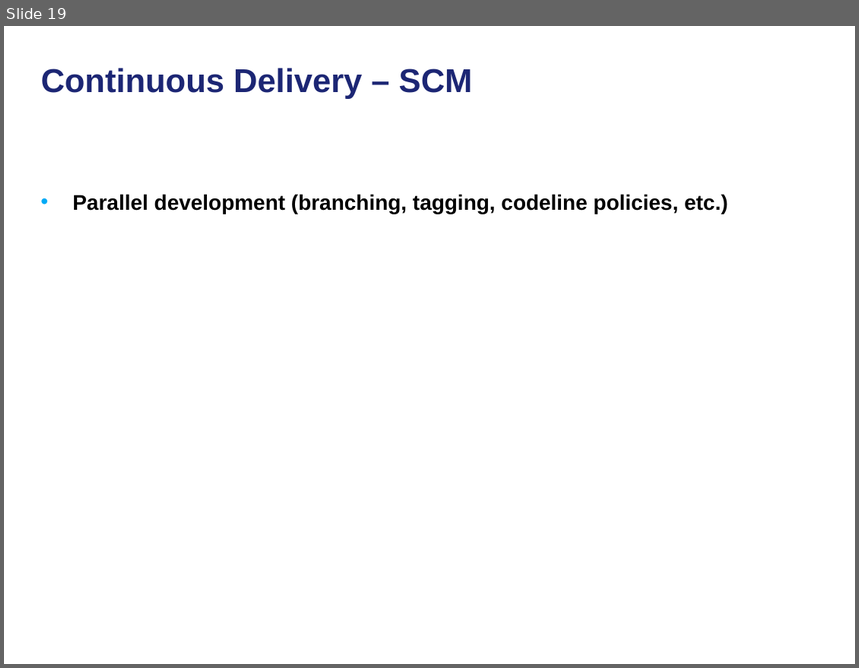
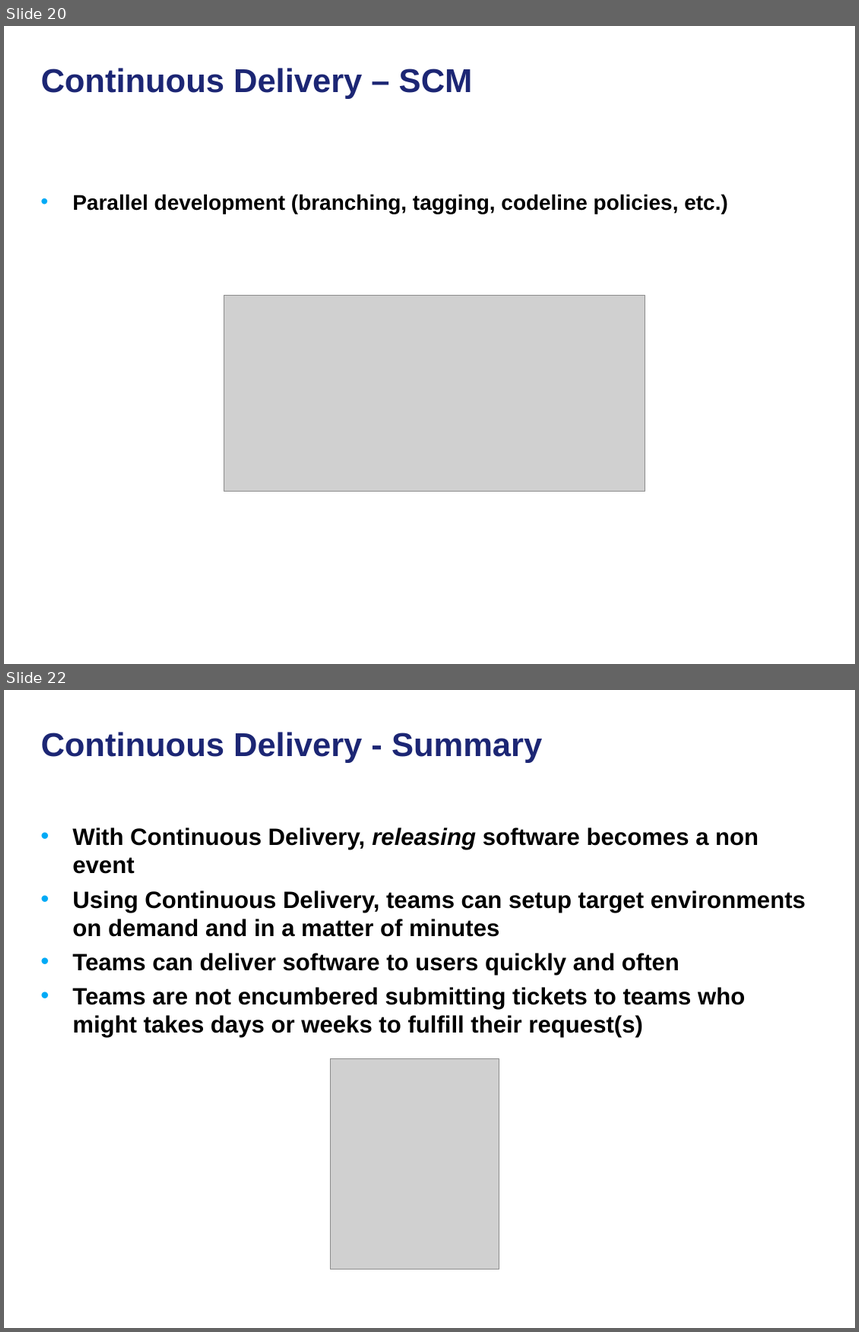
Before and after one commit to NCIP/automation, a slide deck: docs/continuous-delivery-caehr.ppt. Shown one above the other, each under a label of ours: slide 19 before the commit, slides 20 and 22 after it; the slides between them are not shown. The pictures are 859x668 and 859x1332 pixels, drawn with LibreOffice and Linux fonts; fonts in the diff are those of the drawing; grey boxes stand for pictures; background and template pictures are left out. Boxes give left, top, right and bottom in pixels: in the first picture for what was removed or moved away, otherwise in the second. Text is boxed around its words. In the diff, an @@ line names an element or a change of style, - is before the commit and + after.

```diff
--- a/docs/continuous-delivery-caehr.ppt
+++ b/docs/continuous-delivery-caehr.ppt
@@ slide 22 added at <box>4,690,855,1328</box>, background picture (left out) @@
@@ title added at <box>41,732,542,763</box>, 28 pt, text #1C2674, bold @@
+Continuous Delivery - Summary
@@ text added at <box>72,828,806,1038</box>, 20 pt, text #000000, bold @@
+• With Continuous Delivery, releasing software becomes a non event
+• Using Continuous Delivery, teams can setup target environments on demand and in a matter of minutes
+• Teams can deliver software to users quickly and often
+• Teams are not encumbered submitting tickets to teams who might takes days or weeks to fulfill their request(s)
@@ picture added at <box>330,1059,499,1269</box> @@
@@ what was slide 19 is now slide 20 @@
@@ slide 20 changed as well @@
@@ picture added at <box>224,296,644,493</box> @@
```
Also in this commit, not shown: 16 other slides changed, 2 other slides added.
